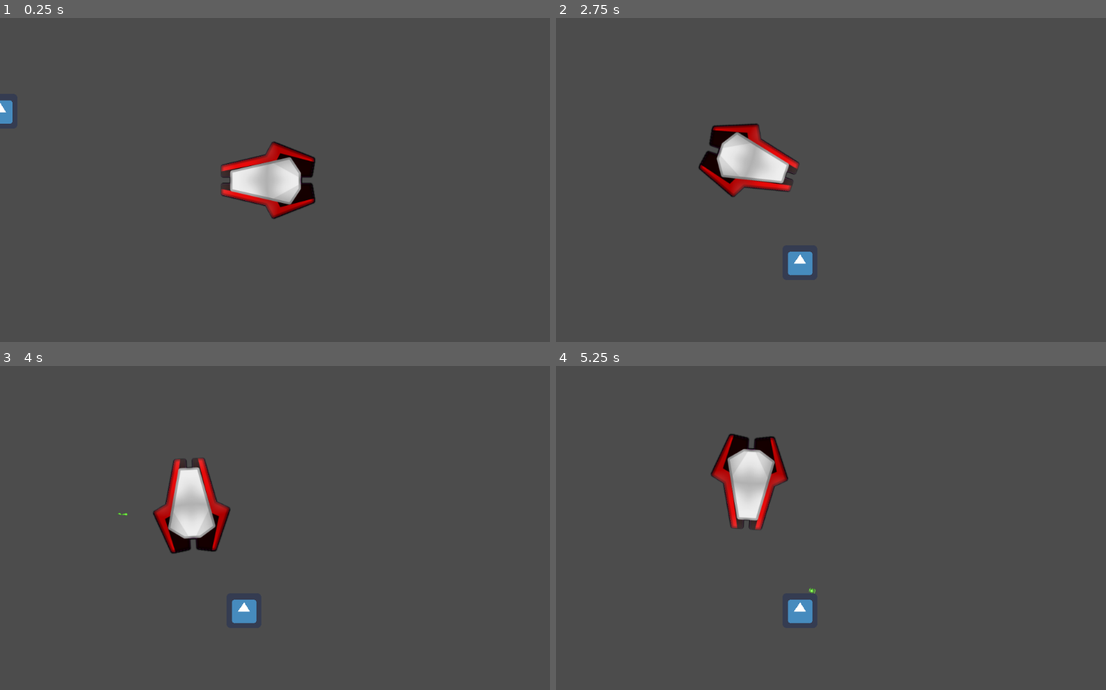
Above: before the commit, frames 1-4 (two rows, left to right).
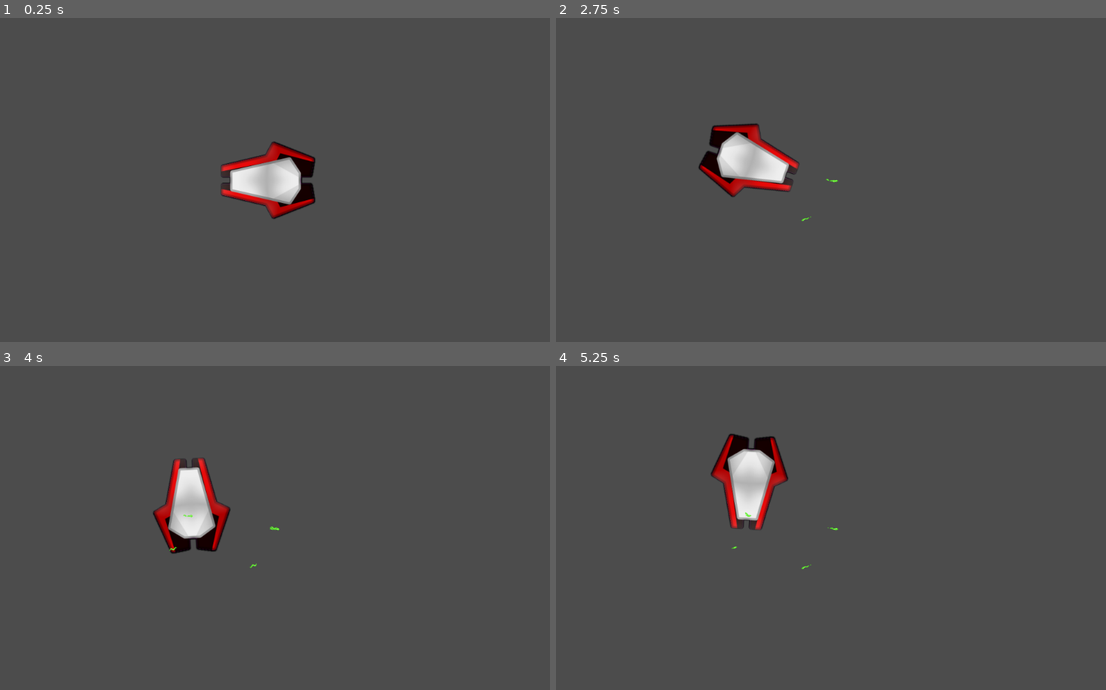
Above: after the commit, the same moments.

Repository: orelll/SpaceShooter
Game: Godot game, scene res://Player.tscn
Two runs of this game, one before a commit and one after it. Both use one fixed random seed, a clock stepped at 60 frames per second and the inputs below. The engine's default icon, where the game draws it, is replaced by a stand-in: a white triangle on a blue panel in a dark square.
Inputs:
- Up to frame 1 (0.25 s): no input
- Up to frame 2 (2.75 s): tap Enter (ui_accept) at 0.5, 0.77, 1.52 s; hold Right (ui_right) 0.53-1.28 s; hold Down (ui_down) 1.28-2.03 s; hold Right (ui_right) from 2.03 s (still down)
- Up to frame 3 (4 s): release Right (ui_right) at 2.78 s; hold Up (ui_up) 2.78-3.53 s; tap Enter (ui_accept) at 3.02, 3.77 s; hold Left (ui_left) from 3.53 s (still down)
- Up to frame 4 (5.25 s): tap Enter (ui_accept) at 4.52 s; release Left (ui_left) at 5.03 s; hold Down (ui_down) from 5.03 s (still down)

The runs differ from the first frame. In frame 1, 0.2% of the frame differs, in the area x 0-3%, y 25-33%; in frame 2, 0.3%; in frame 3, 0.4%, in the area x 21-51%, y 45-80%; in frame 4, 0.4%.

Commit message:
prepared for lesson

Diff:
--- a/Player.gd
+++ b/Player.gd
@@ -17,7 +17,6 @@
 	hide()
 	var pos = Vector2(screen_size.x / 2, screen_size.y / 2)
 	start(pos)
-	spawn_target()
 
 func start(pos):
     position = pos
@@ -67,23 +66,3 @@
 	shotDuplicate.rotation = rotation
 	root.add_child(shotDuplicate)
 	shotDuplicate.show()
-
-func spawn_target():
-	var target_position_X = rng.randi_range(-screen_size.x, screen_size.x)
-	var target_position_Y = rng.randi_range(-screen_size.y, screen_size.y)
-
-	target_position_X= clamp(target_position_X, 0, screen_size.x)
-	target_position_Y= clamp(target_position_Y, 0, screen_size.y)
-
-	var root = get_tree().get_root()
-
-	var targetPrefab = load("res://target.tscn")
-	var targetInstance = targetPrefab.instance()
-	targetInstance.position = Vector2(target_position_X, target_position_Y)
-
-	root.call_deferred("add_child",targetInstance)
-	targetInstance.show()
-	print('target spawned at' + str(targetInstance.position))
-
-func _on_Obstacle_area_entered(area):
-	print('its hit')
--- a/Shot.gd
+++ b/Shot.gd
@@ -14,33 +14,4 @@
 # Called every frame. 'delta' is the elapsed time since the previous frame.
 
 func _physics_process(delta):
-	position += velocity * delta
-	if position.x > screen_size.x or position.y > screen_size.y or position.x < -screen_size.x or position.y  < -screen_size.y:
-		$AnimatedSprite.play("explosion")
-		get_parent().remove_child(self)
-
-func _on_Shot2_area_entered(area):
-	if area.get_name() == 'target':
-		velocity = Vector2(0,0)
-		$AnimatedSprite.play("explosion")
-		yield($AnimatedSprite, "animation_finished" )
-		var target = find_node_by_name(get_tree().get_root(), "target")
-		find_node_by_name(get_tree().get_root(), 'root').call_deferred("remove_child",target)
-
-		var player = find_node_by_name(get_tree().get_root(), "Player")
-		player.spawn_target()
-		get_parent().remove_child(self)
-
-func find_node_by_name(root, name):
-
-    if(root.get_name() == name): return root
-
-    for child in root.get_children():
-        if(child.get_name() == name):
-            return child
-
-        var found = find_node_by_name(child, name)
-
-        if(found): return found
-
-    return null
+	pass
--- a/target.gd
+++ /dev/null
@@ -1,16 +0,0 @@
-extends Area2D
-
-# Declare member variables here. Examples:
-# var a = 2
-# var b = "text"
-
-# Called when the node enters the scene tree for the first time.
-func _ready():
-	show() # Replace with function body.
-	$AnimatedSprite.play("default")
-# Called every frame. 'delta' is the elapsed time since the previous frame.
-#func _process(delta):
-#	pass
-
-func _on_target_area_entered(area):
-	pass
--- a/target.tscn
+++ /dev/null
@@ -1,29 +0,0 @@
-[gd_scene load_steps=5 format=2]
-
-[ext_resource path="res://target.gd" type="Script" id=1]
-[ext_resource path="res://icon.png" type="Texture" id=2]
-
-[sub_resource type="SpriteFrames" id=1]
-animations = [ {
-"frames": [ ExtResource( 2 ) ],
-"loop": true,
-"name": "default",
-"speed": 5.0
-} ]
-
-[sub_resource type="RectangleShape2D" id=2]
-extents = Vector2( 31.8754, 31.2665 )
-
-[node name="target" type="Node2D"]
-
-[node name="target" type="Area2D" parent="."]
-collision_layer = 3
-collision_mask = 3
-script = ExtResource( 1 )
-
-[node name="AnimatedSprite" type="AnimatedSprite" parent="target"]
-frames = SubResource( 1 )
-
-[node name="CollisionShape2D" type="CollisionShape2D" parent="target"]
-shape = SubResource( 2 )
-[connection signal="area_entered" from="target" to="target" method="_on_target_area_entered"]
